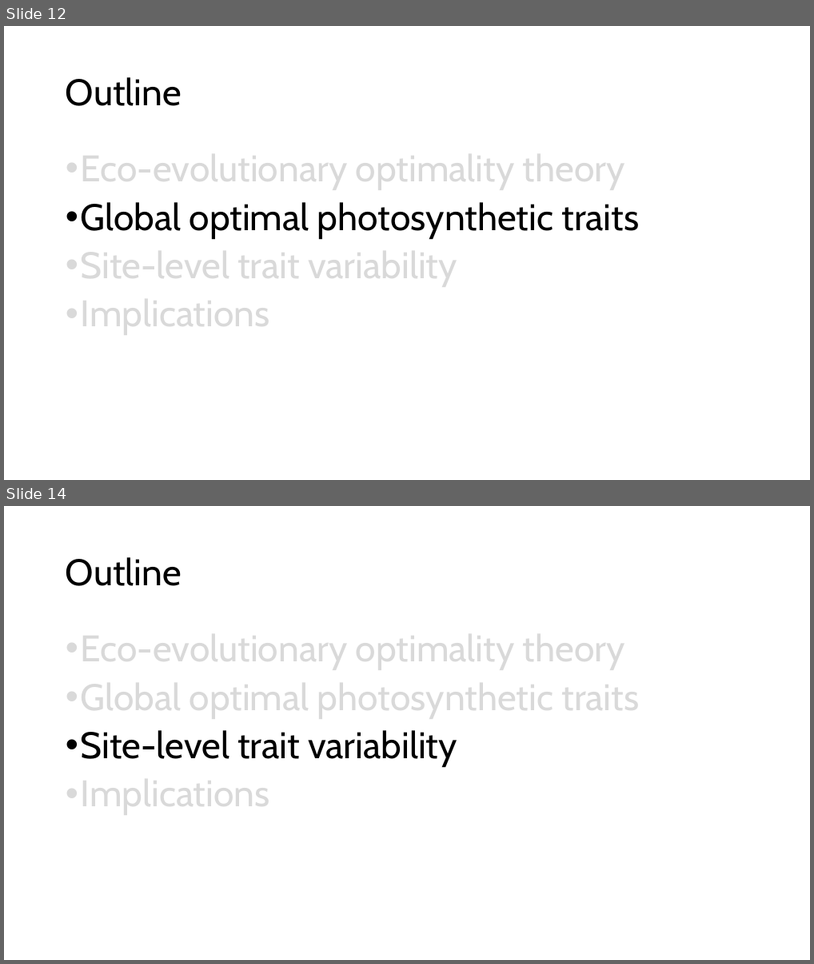
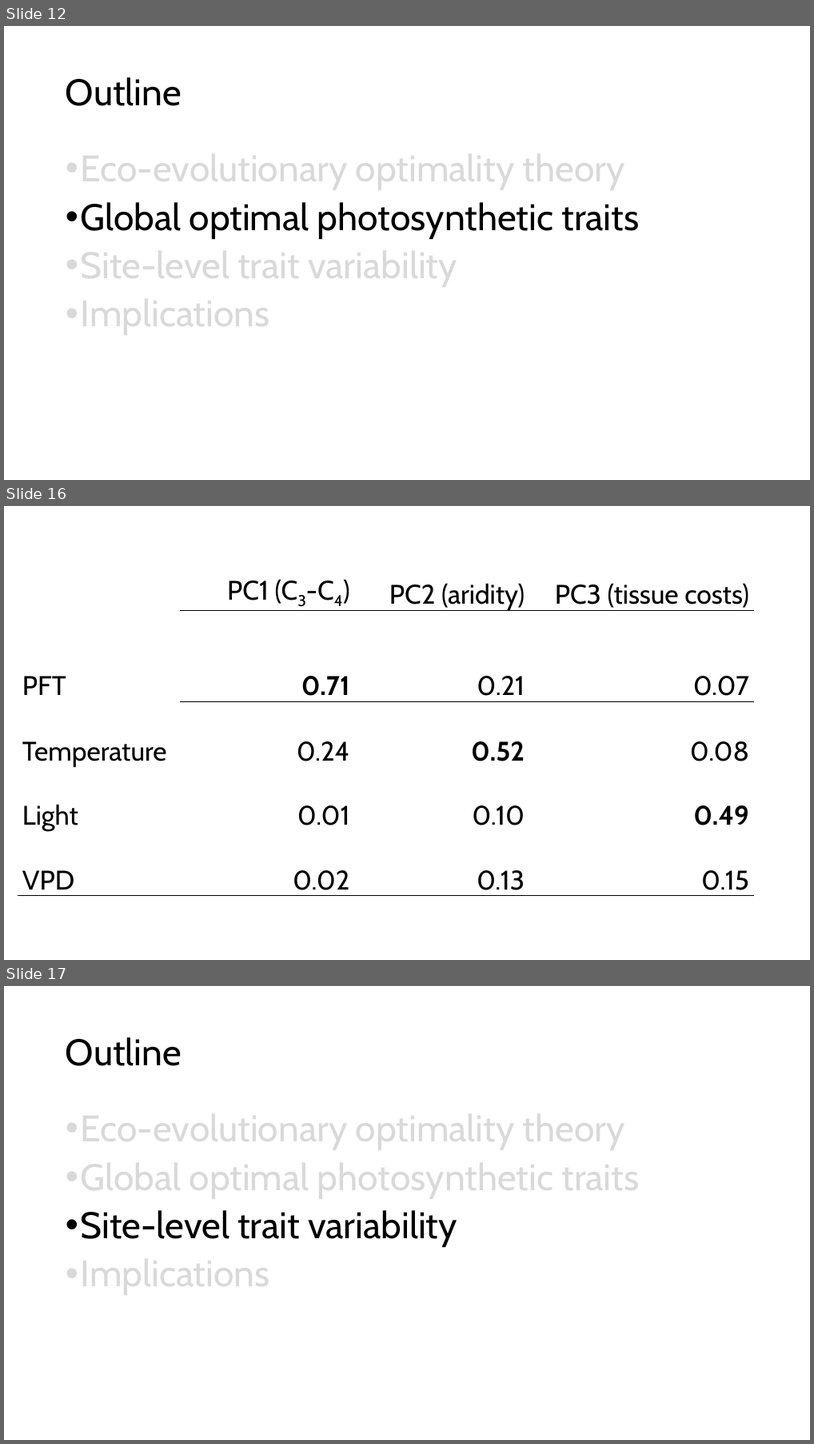
Before and after one commit to SmithEcophysLab/egu_2026, a slide deck: src/egu2026_optphoto_smith.pptx. Shown one above the other, each under a label of ours: slides 12 and 14 before the commit, slides 12, 16 and 17 after it; the slides between them are not shown. The pictures are 814x964 and 814x1444 pixels, drawn with LibreOffice and Linux fonts; fonts in the diff are those of the drawing. Boxes give left, top, right and bottom in pixels: in the first picture for what was removed or moved away, otherwise in the second. Text is boxed around its words. In the diff, an @@ line names an element or a change of style, - is before the commit and + after.

```diff
--- a/src/egu2026_optphoto_smith.pptx
+++ b/src/egu2026_optphoto_smith.pptx
@@ slide 16 added at bbox=[4, 506, 810, 960], background #FFFFFF @@
@@ table added at bbox=[18, 537, 754, 899], 5 rows, 4 columns @@
+ | PC1 (C3-C4) | PC2 (aridity) | PC3 (tissue costs)
+PFT | 0.71 | 0.21 | 0.07
+Temperature | 0.24 | 0.52 | 0.08
+Light | 0.01 | 0.10 | 0.49
+VPD | 0.02 | 0.13 | 0.15
@@ what was slide 14 is now slide 17 @@
```
Also in this commit, not shown: 2 slides changed, 12 other slides added, 1 other file.
